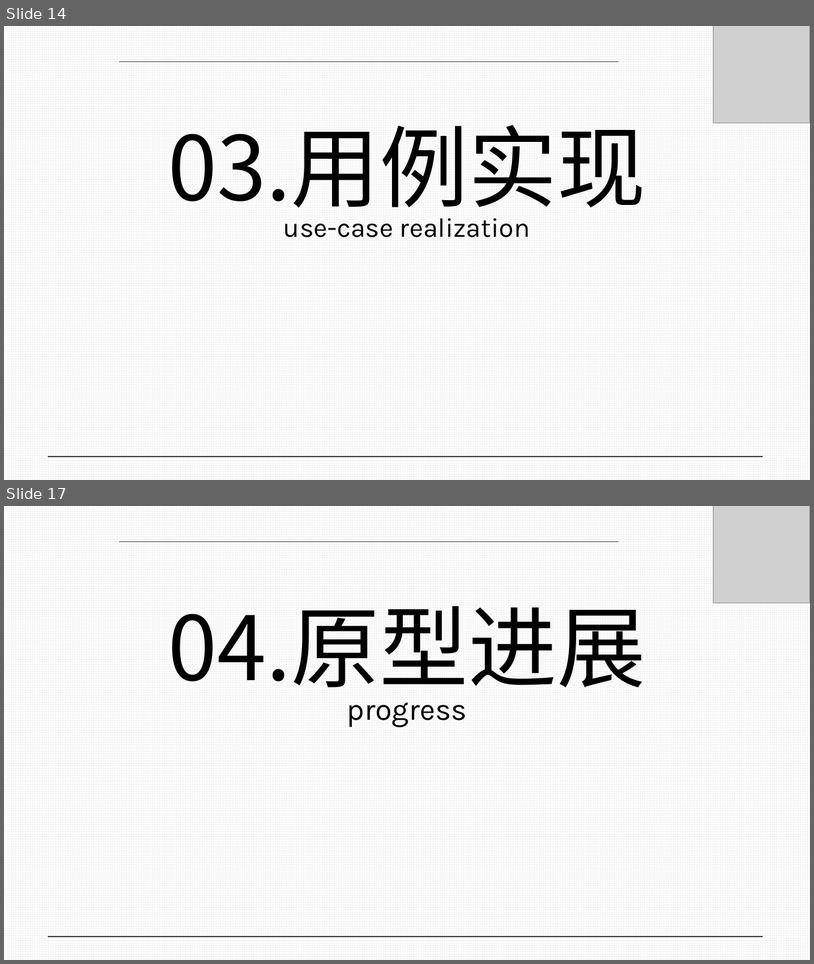
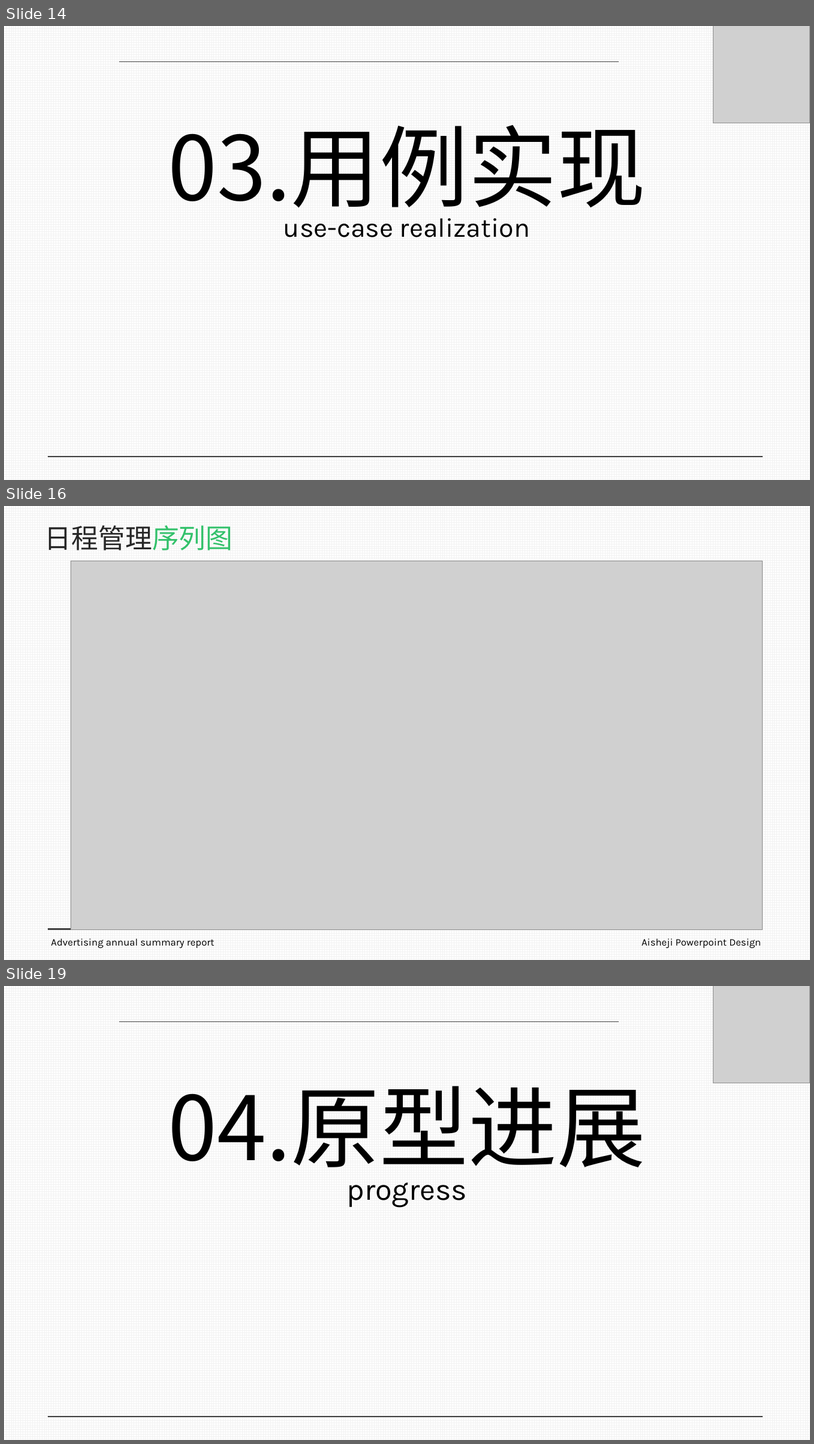
Before and after one commit to luxingzhi27/Tongji_SAD_2023_project, a slide deck: assignment3/期末展示.pptx. Shown one above the other, each under a label of ours: slides 14 and 17 before the commit, slides 14, 16 and 19 after it; the slides between them are not shown. The pictures are 814x964 and 814x1444 pixels, drawn with LibreOffice and Linux fonts; fonts in the diff are those of the drawing; grey boxes stand for pictures. Boxes give left, top, right and bottom in pixels: in the first picture for what was removed or moved away, otherwise in the second. Text is boxed around its words. In the diff, an @@ line names an element or a change of style, - is before the commit and + after.

```diff
--- a/assignment3/期末展示.pptx
+++ b/assignment3/期末展示.pptx
@@ slide 16 added at (x1=4, y1=506, x2=810, y2=960), background pattern #F2F2F2 on #FFFFFF @@
@@ text added at (x1=45, y1=525, x2=233, y2=550), 32 pt, text #262626 @@
+日程管理序列图
@@ picture added at (x1=71, y1=561, x2=763, y2=930) @@
@@ line added from (48, 929) to (763, 929), #404040 1.5 pt @@
@@ text added at (x1=51, y1=938, x2=215, y2=948), 12 pt, text #000000 @@
+Advertising annual summary report
@@ text added at (x1=642, y1=938, x2=761, y2=948), 12 pt, text #000000 @@
+Aisheji Powerpoint Design
@@ what was slide 17 is now slide 19 @@
```
Also in this commit, not shown: 1 slide changed, 2 other slides added, 2 slides removed.
